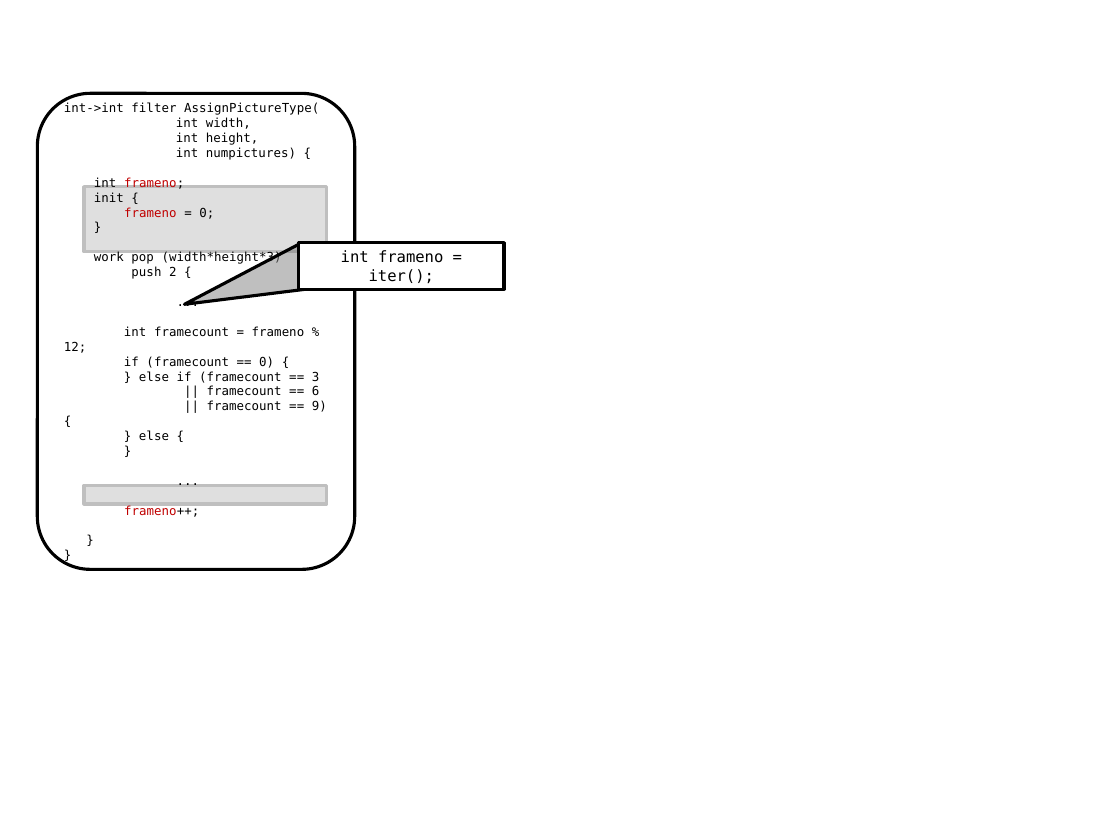
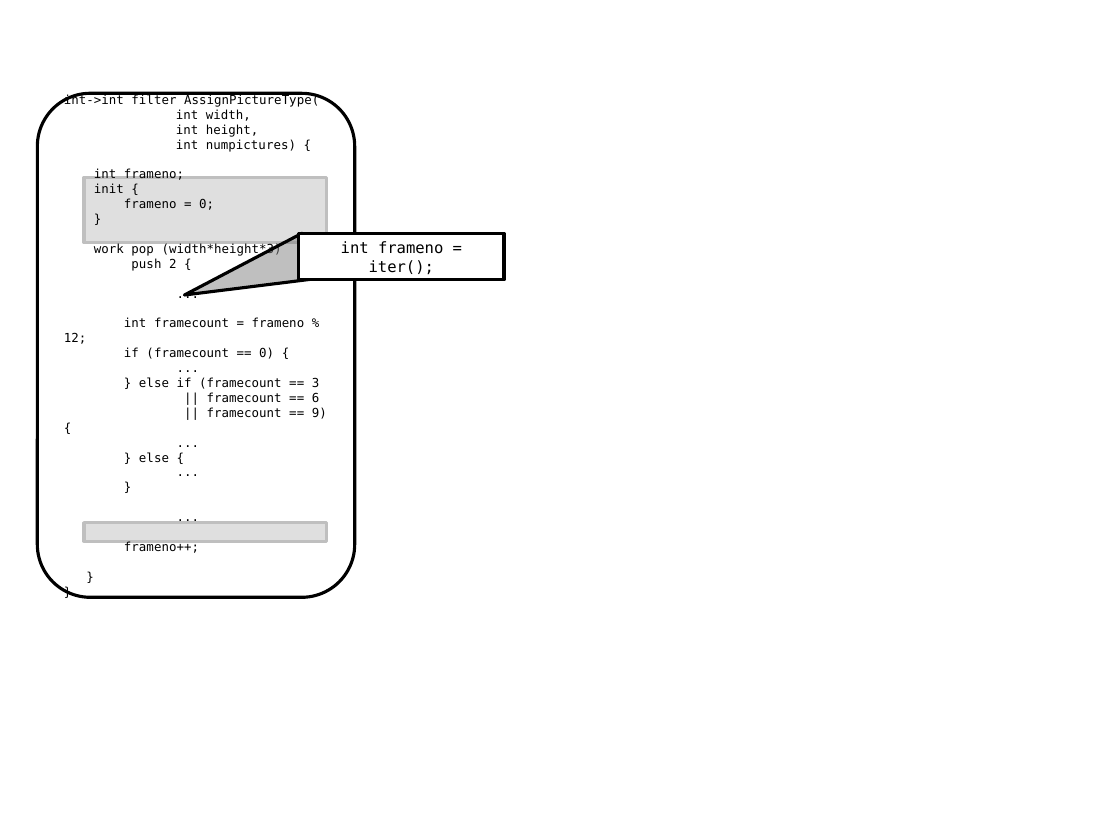
Before and after one commit to rrnewton/StreamIt, a slide deck: slide 12 of streams/docs/induction-state-2012/figures/fission-induction2.pptx. Drawn at 1120x840 pixels with LibreOffice and Linux fonts; fonts in the diff are those of the drawing. Boxes give left, top, right and bottom in pixels: in the first picture for what was removed or moved away, otherwise in the second. Text is boxed around its words. In the diff, an @@ line names an element or a change of style, - is before the commit and + after.

```diff
--- a/streams/docs/induction-state-2012/figures/fission-induction2.pptx
+++ b/streams/docs/induction-state-2012/figures/fission-induction2.pptx
@@ text in rounded rectangle at (x1=37, y1=93, x2=354, y2=597): paragraph added @@
+...
@@ text in rounded rectangle at (x1=37, y1=93, x2=354, y2=597): paragraph added @@
+...
@@ text in rounded rectangle at (x1=37, y1=93, x2=354, y2=597): paragraph added @@
+...
@@ rounded rectangle "int->int filter AssignPictureType(" resized from (x1=37, y1=93, x2=354, y2=569) to (x1=37, y1=93, x2=354, y2=597) @@
@@ 2 rectangles, 1 triangle moved together from (x1=84, y1=187, x2=504, y2=327) to (x1=84, y1=177, x2=504, y2=318) @@
@@ text in rounded rectangle at (x1=94, y1=168, x2=214, y2=553): text colour #C00000 to #000000 in "frameno;", "frameno", "frameno++;" @@
@@ rectangle moved from (x1=84, y1=485, x2=327, y2=504) to (x1=84, y1=523, x2=327, y2=542) @@
```
Also in this commit, not shown: 2 slides added, 16 other files.
